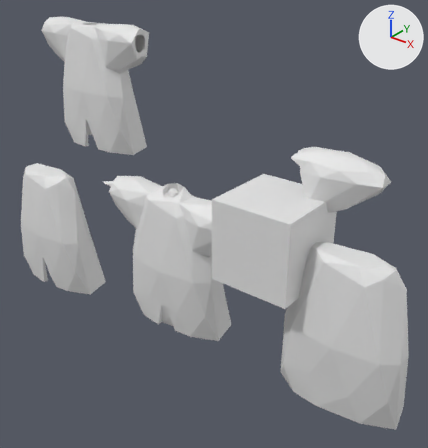
The glTF model maybraid/assets/characters/clothes/proto_robe.glb, before and after one commit.
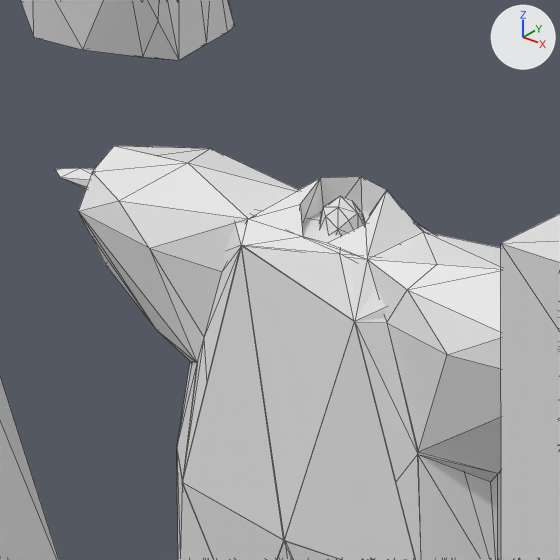
Each version is shown whole from a 50 mm camera at (4.27, -4.59, 3.54) aimed at (0.5, 0.12, 0.62), then close up on the part from 21% to 53% of the width and 31% to 62% of the height. Arrows for +X, +Y and +Z are at upper right; the lights stay in place. The last two pictures show the newer version. The close-ups show mesh edges as thin lines. Where no turn or scale is listed for an object, it has been applied to the vertices. Vertices at exactly the same position are counted once.

Objects in the first close-up: 'Coat', 'CoatVolume', 'Cube', 'Icosphere', 'ProtoNotchCoat', 'ProtoSleevedCoat'.
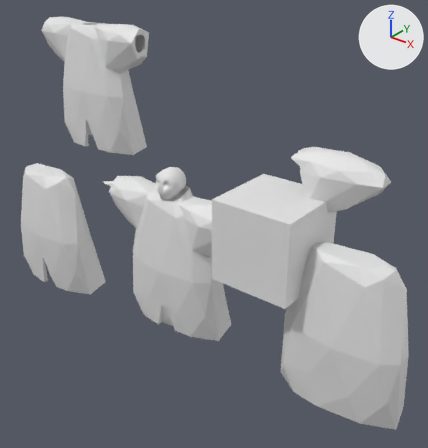
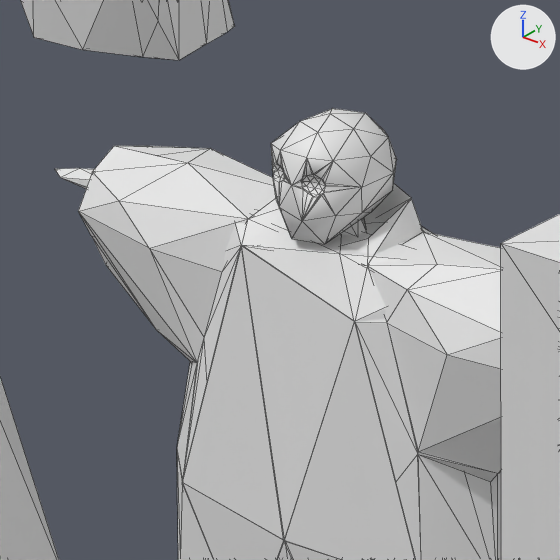
Pixel boxes [x1, y1, x2, y2] of what changed, in the close-ups (560 x 560 px; the box of a moved part takes in the faces that stretch with it):
'Icosphere.001', added
    after: [271, 108, 397, 244]
part 1 of me_icosphere_001, moved or reshaped
    before: [243, 176, 437, 323]
    after: [243, 183, 437, 323]

What the commit changed:
me_icosphere_001 has 315 vertices, 638 faces and spans x -0.93..0.93, y -0.29..0.38, z -0.86..0.98.
me_icosphere_001 is used by ob_coat; location (0.0, 0.0, 0.0).
Before the commit, vertices of me_icosphere_001: 77 (-0.03, -0.12, 0.88) at pixel (302, 236), 183 (0.05, -0.11, 0.88) at pixel (327, 242), 187 (0.2, -0.13, 0.88) at pixel (367, 259).
Part 1, on me_icosphere_001:
Vertices 77, 183, 187 of me_icosphere_001 move by (0.0, 0.0, -0.02).
Vertex 75 of me_icosphere_001 moves from (-0.11, -0.05, 0.93) at pixel (300, 204) to (-0.16, -0.08, 0.92) at pixel (279, 208).
Vertex 147 of me_icosphere_001 moves from (-0.12, 0.04, 0.98) at pixel (320, 177) to (-0.18, 0.09, 0.98).
Vertex 151 of me_icosphere_001 moves from (-0.03, 0.12, 0.98) at pixel (361, 176) to (0.01, 0.17, 0.98).
Vertex 185 of me_icosphere_001 moves from (0.12, -0.04, 0.93) at pixel (365, 223) to (0.16, -0.07, 0.91) at pixel (368, 238).
Vertex 267 of me_icosphere_001 moves from (0.09, 0.09, 0.98) at pixel (386, 189) to (0.18, 0.09, 0.98) at pixel (411, 197).
Mesh me_icosphere_004 is new.
It has 110 vertices, 216 faces and spans x -0.152..0.152, y -0.206..0.16, z -0.168..0.16.
Object 'Icosphere.001' (ob_icosphere_001) is new; it shows me_icosphere_004.
Its location is (0.0, 0.0, 1.062).
